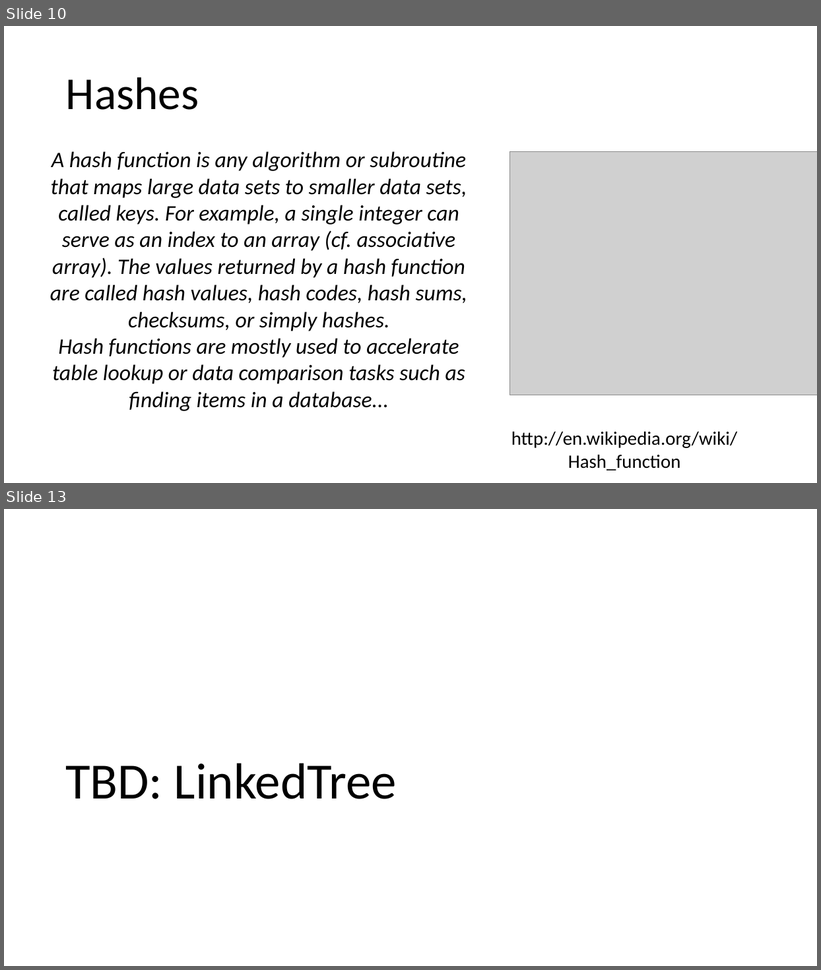
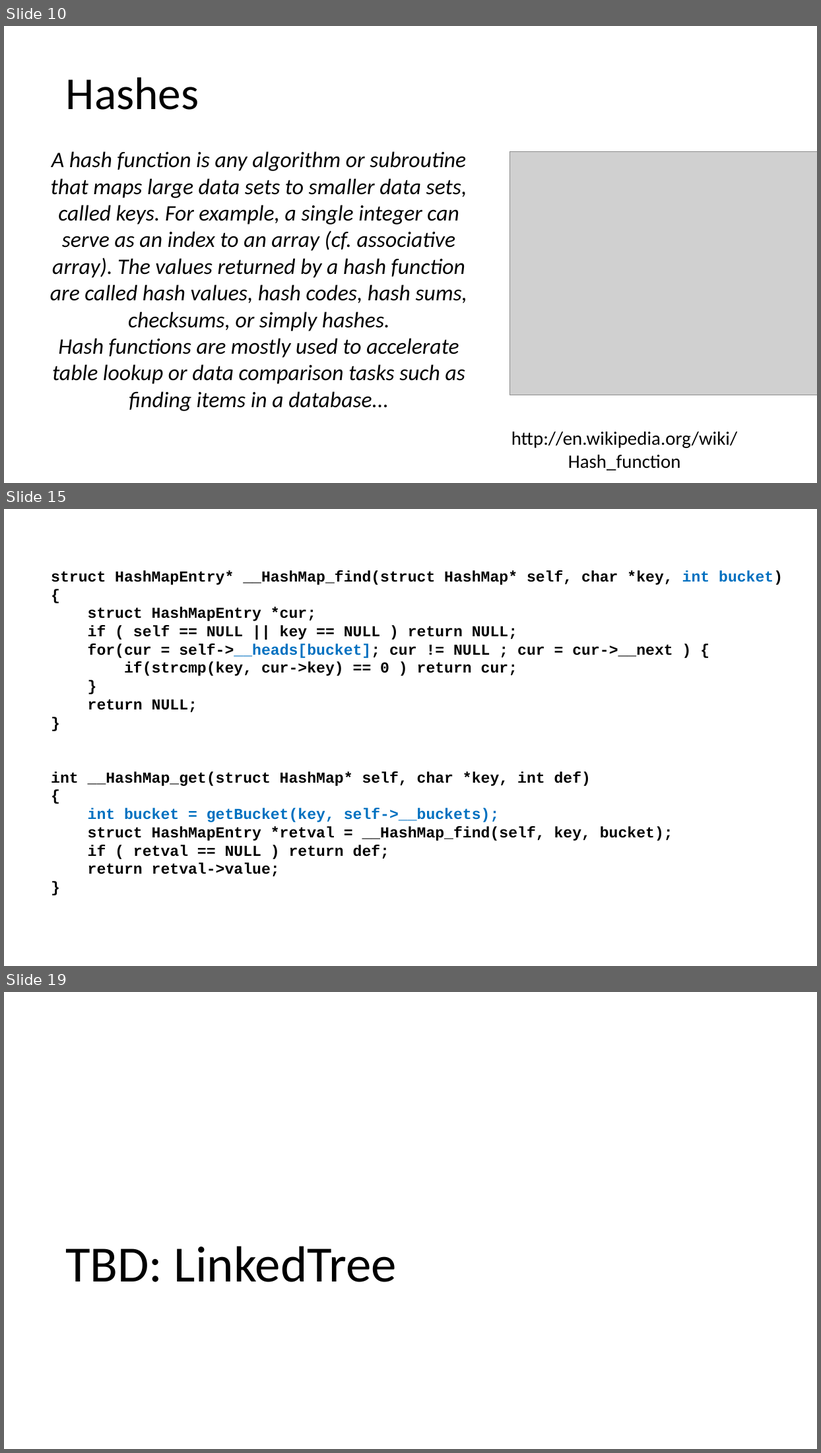
Before and after one commit to csev/cc4e, a slide deck: lectures/CC-05-Trees-Hash.pptx. Shown one above the other, each under a label of ours: slides 10 and 13 before the commit, slides 10, 15 and 19 after it; the slides between them are not shown. The pictures are 821x970 and 821x1453 pixels, drawn with LibreOffice and Linux fonts; fonts in the diff are those of the drawing; grey boxes stand for pictures. Boxes give left, top, right and bottom in pixels: in the first picture for what was removed or moved away, otherwise in the second. Text is boxed around its words. In the diff, an @@ line names an element or a change of style, - is before the commit and + after.

```diff
--- a/lectures/CC-05-Trees-Hash.pptx
+++ b/lectures/CC-05-Trees-Hash.pptx
@@ slide 15 added at [4,509,817,966], background #FFFFFF @@
@@ text added at [51,570,783,877], 18 pt, text #000000, bold @@
+struct HashMapEntry* __HashMap_find(struct HashMap* self, char *key, int bucket)
+{
+struct HashMapEntry *cur;
+if ( self == NULL || key == NULL ) return NULL;
+for(cur = self->__heads[bucket]; cur != NULL ; cur = cur->__next ) {
+if(strcmp(key, cur->key) == 0 ) return cur;
+}
+return NULL;
+}
+int __HashMap_get(struct HashMap* self, char *key, int def)
+{
+int bucket = getBucket(key, self->__buckets);
+struct HashMapEntry *retval = __HashMap_find(self, key, bucket);
+if ( retval == NULL ) return def;
+return retval->value;
+}
@@ what was slide 13 is now slide 19 @@
```
Also in this commit, not shown: 2 slides changed, 5 other slides added.
